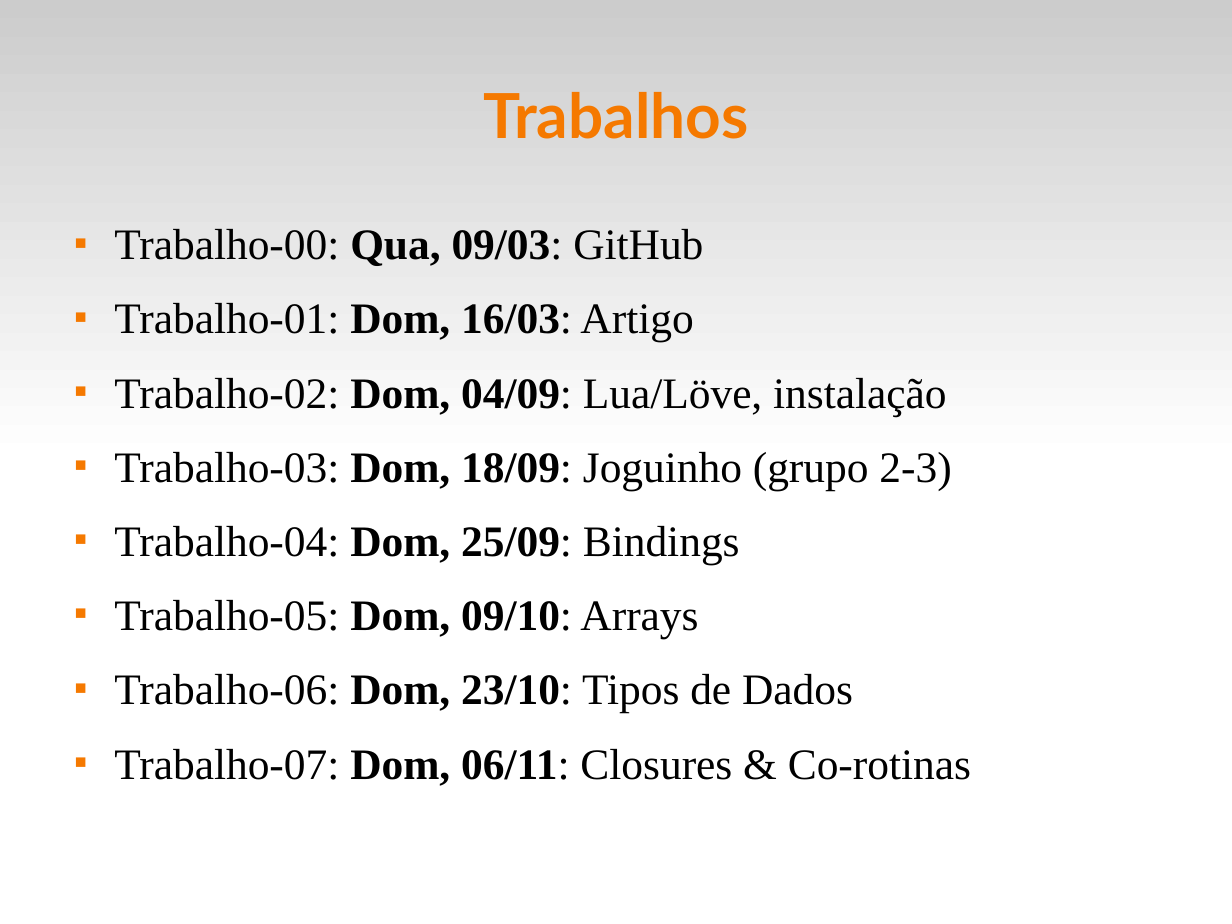
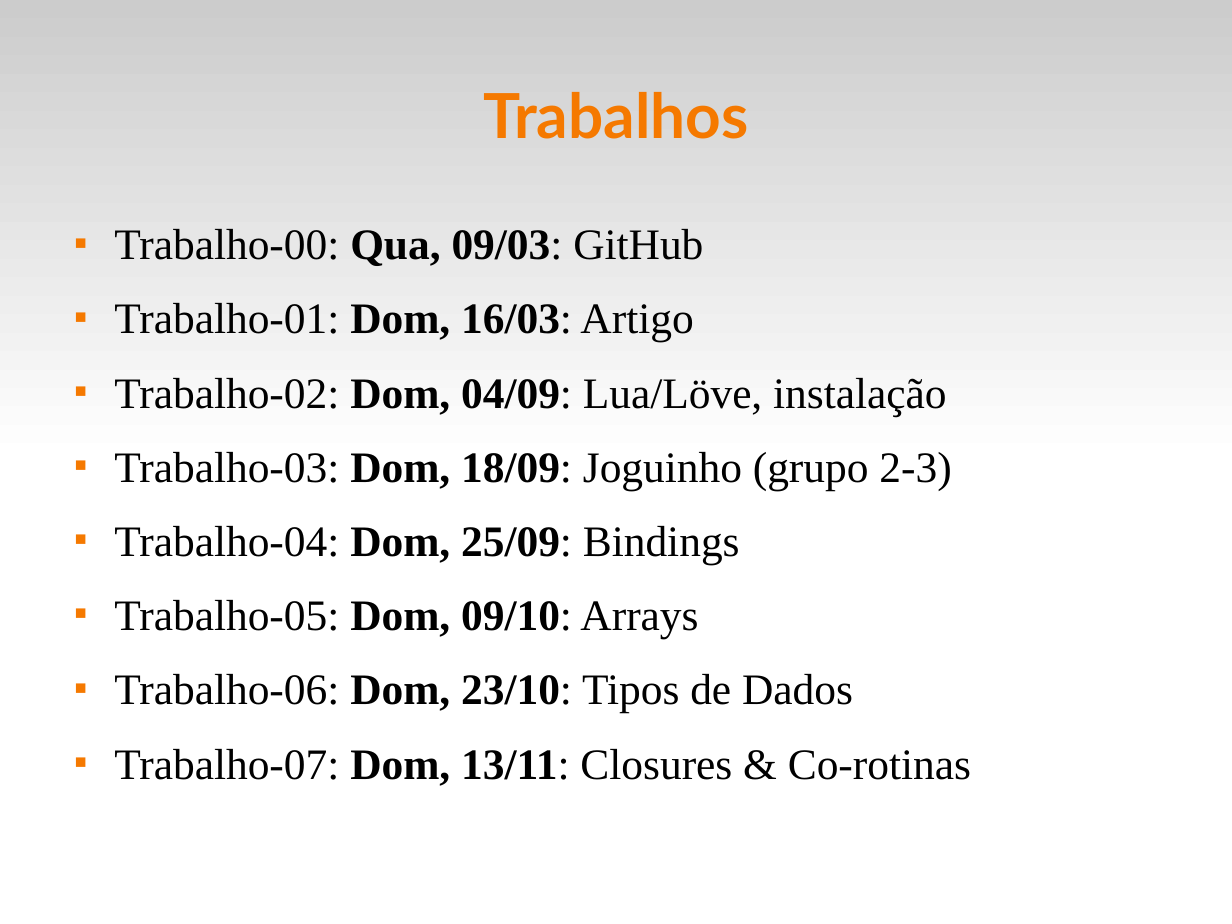
Before and after one commit to fsantanna-uerj/EDL, a slide deck: slide 4 of slides/edl-00.odp. Drawn at 1232x924 pixels with LibreOffice and Linux fonts; fonts in the diff are those of the drawing. Boxes give left, top, right and bottom in pixels: in the first picture for what was removed or moved away, otherwise in the second. Text is boxed around its words. In the diff, an @@ line names an element or a change of style, - is before the commit and + after.

```diff
--- a/slides/edl-00.odp
+++ b/slides/edl-00.odp
@@ text at (x1=114, y1=749, x2=971, y2=786): text changed @@
-■ Trabalho-07: Dom, 06/11: Closures & Co-rotinas
+■ Trabalho-07: Dom, 13/11: Closures & Co-rotinas
```
Also in this commit, not shown: 1 other slide changed, 6 other files.
